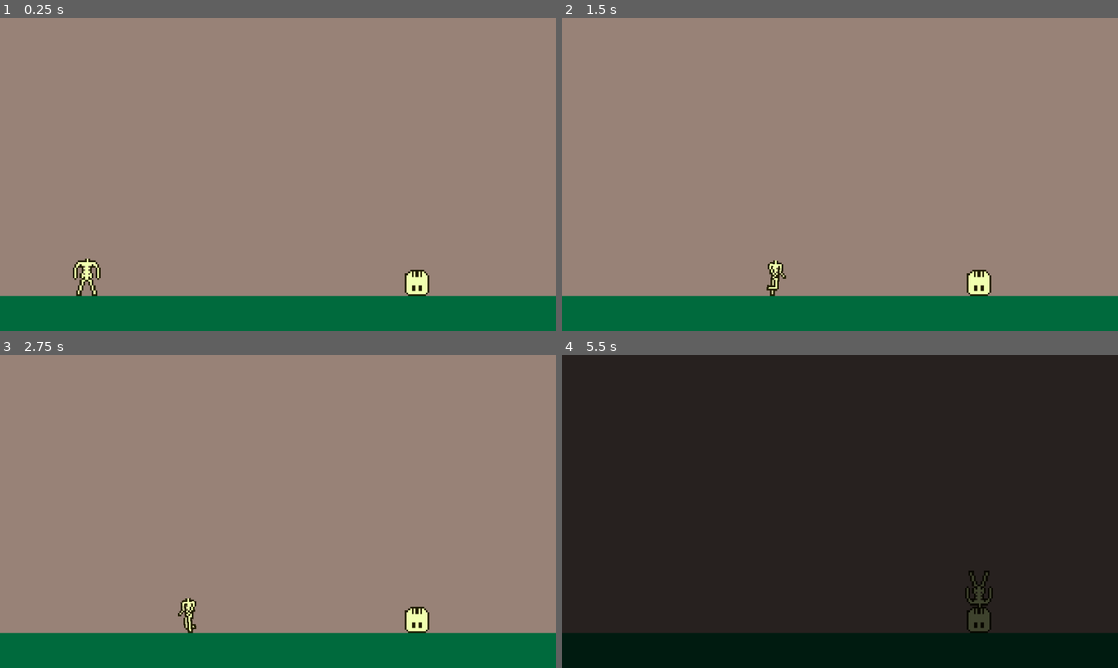
Above: before the commit, frames 1-4 (two rows, left to right).
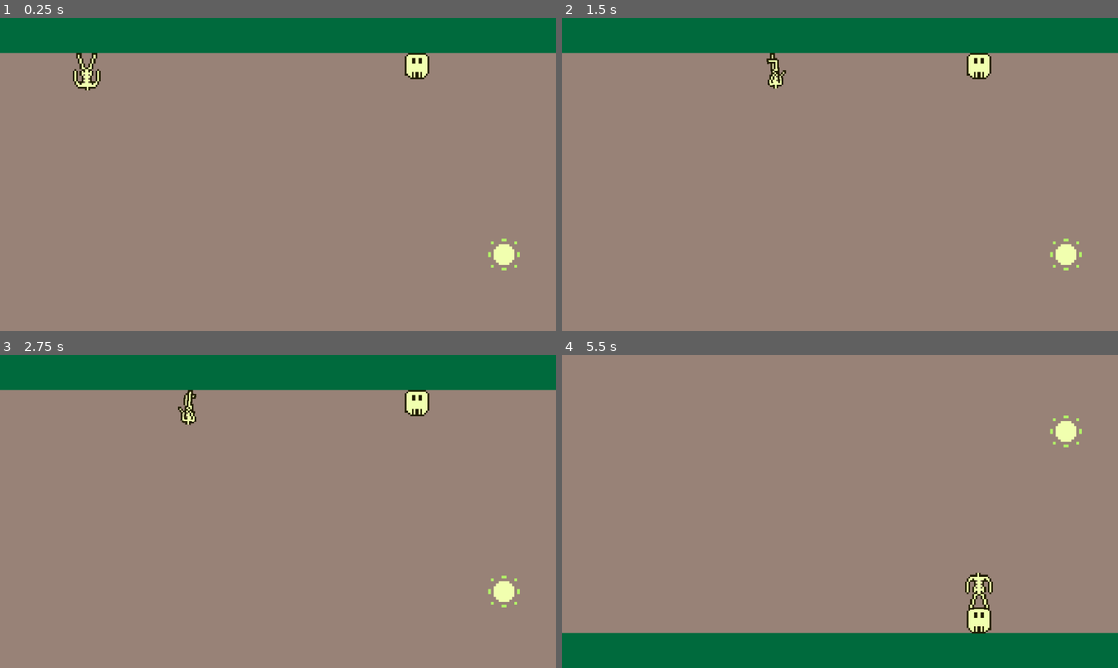
Above: after the commit, the same moments.

Repository: tucksravin/dont-lose-your-head
Game: Godot game, scene res://scenes/reunion/reunion.tscn
Two runs of this game, one before a commit and one after it. Both use one fixed random seed, a clock stepped at 60 frames per second and the inputs below. This scene is started directly instead of the project's main scene.
Inputs:
- Up to frame 1 (0.25 s): no input
- Up to frame 2 (1.5 s): hold D (move_right) from 0.53 s (still down); tap E (interact) at 0.6, 1.35 s; tap Space (jump) at 0.77 s
- Up to frame 3 (2.75 s): tap Space (jump) at 1.52 s; release D (move_right) at 2.03 s; hold A (move_left) from 2.03 s (still down); tap E (interact) at 2.1 s
- Up to frame 4 (5.5 s): release A (move_left) at 2.78 s; hold D (move_right) 2.78-4.28 s; tap E (interact) every 0.75 s from 2.85 to 5.1 s; tap Space (jump) at 3.02, 3.77, 4.52 s; hold A (move_left) 4.28-5.03 s; hold D (move_right) from 5.03 s (still down)

The runs differ from the first frame. In frame 1, 24% of the frame differs, in the area x 0-100%, y 0-100%; in frame 2, 24%; in frame 3, 24%; in frame 4, 100%.

Commit message:
reunin flipped

Diff:
--- a/scenes/reunion/reunion.gd
+++ b/scenes/reunion/reunion.gd
@@ -1,61 +1,58 @@
 extends Node2D
-## Reunion scene.
+## Reunion — the upside-down ending (brainstorm: walk in flipped, dive,
+## bounce to standing, screen rights, walk off into the sunset).
 ##
-## Player walks the body (body.tscn, CharacterBody2D) toward the stationary
-## head (head.tscn, RigidBody2D). body.gd drives player input automatically.
-## head.tscn ships with freeze = true, so it is placed directly on the floor in
-## the scene rather than dropped onto it — no gravity, no settling. head.gd's
-## release() is never called here, so the head stays put for good.
+## Camera2D.zoom.y = -1 flips the view vertically (the floor reads as the
+## ceiling) without mirroring left/right, so A/D still walk toward the head.
+## The dive is the existing Tween. Then we un-flip the camera and un-rotate
+## the actors together (bounce onto their feet), `Head.attach` the skull, and
+## script-walk them off the right toward a parked sun sprite — not `sun.tscn`,
+## which is the day timer.
 ##
-## When within interact_distance and the player presses "interact", a chained
-## Tween dives the body onto the upside-down head, fades to black, then loads
-## next_scene.
-##
-## Tween — Godot's built-in interpolator; create_tween() ties its lifetime to
-## the scene tree so it cleans itself up automatically.
-## Docs: https://docs.godotengine.org/en/stable/classes/class_tween.html
-##
-## TODO(cutscene): Later iteration — after the snap, play a short sequence where
-## the head turns to face the camera and the body walks into the screen before
-## the fade. That would live here as additional tween steps after Phase.MERGING.
+## Docs: https://docs.godotengine.org/en/stable/classes/class_camera2d.html
+## Tween: https://docs.godotengine.org/en/stable/classes/class_tween.html
 
-enum Phase { WALKING, MERGING, DONE }
+enum Phase { WALKING, MERGING, RIGHTING, SUNSET, DONE }
 
-## Distance in pixels at which the interact prompt appears and "interact" works.
 @export var interact_distance: float = 64.0
-## The dive, in two beats: the body leaves the ground and turns over (rise),
-## then drops onto the head (fall). Seconds.
 @export var dive_rise: float = 0.32
 @export var dive_fall: float = 0.22
-## How far above the landing point the body arcs on the way over (pixels).
 @export var dive_apex: float = 56.0
-## Where the body's origin finishes, relative to the head's origin. By then the
-## body is upside down, so the neck — the sprite's bottom edge once flipped —
-## is what rests on the top of the skull. -56 seats them with no gap and no
-## overlap; re-measure if either sprite's height changes.
 @export var landing_offset: Vector2 = Vector2(0, -56)
-## Duration of the fade-to-black (seconds).
+@export var right_time: float = 0.55
+@export var bounce_apex: float = 28.0
+@export var land_time: float = 0.18
+@export var attach_offset: Vector2 = Vector2(0.0, -40.0)
+@export var walk_off_speed: float = 150.0
+@export var exit_x: float = 700.0
 @export var fade_duration: float = 0.8
-## Scene to load after the reunion. Swap for credits / ending when ready.
 @export var next_scene: String = "res://scenes/main.tscn"
 
-## head.tscn root is a frozen RigidBody2D — a prop, it never moves here.
-@onready var head_blob: RigidBody2D = $Head
-## body.tscn root is a CharacterBody2D — body.gd drives player input.
+@onready var head_blob: Head = $Head
 @onready var body_blob: CharacterBody2D = $Body
+@onready var camera: Camera2D = $Camera2D
 @onready var interact_prompt: Label = $InteractPrompt
 @onready var fade: ColorRect = $FadeOverlay/Fade
 
 var phase: Phase = Phase.WALKING
+var _fading: bool = false
+
+
+func _ready() -> void:
+	# zoom.y = -1 turns the 640×360 frame upside down without swapping
+	# left/right. CanvasLayer fade is screen-space, so it stays upright.
+	camera.zoom = Vector2(1.0, -1.0)
+	# World-space label would read upside-down; flip it so E is still E.
+	interact_prompt.scale = Vector2(1.0, -1.0)
 
 
 func _physics_process(_delta: float) -> void:
 	if phase == Phase.WALKING:
 		_check_interact()
+	elif phase == Phase.SUNSET:
+		_walk_off()
 
 
-## Show/hide the prompt and handle the interact press.
-## body.gd drives the body; the head is frozen and never moves in this scene.
 func _check_interact() -> void:
 	var dist: float = body_blob.global_position.distance_to(head_blob.global_position)
 	interact_prompt.visible = dist < interact_distance
@@ -63,33 +60,20 @@
 		_begin_merge()
 
 
-## Kick off the merge → fade → scene-change tween chain.
 func _begin_merge() -> void:
 	phase = Phase.MERGING
 	interact_prompt.visible = false
 
-	# Pin the sprite to a known pose FIRST. process_mode DISABLED below stops the
-	# AnimatedSprite2D too, so it freezes on whatever frame it happened to be
-	# showing — and the walk frames are a few pixels shorter than idle, which
-	# moved the landing height run to run. Pinning idle makes the ending land
-	# identically every time.
 	var body_sprite: AnimatedSprite2D = body_blob.get_node_or_null("Visual") as AnimatedSprite2D
 	if body_sprite != null:
 		body_sprite.play(&"idle")
 		body_sprite.frame = 0
-	# And the procedural juice (breathing / lean) — same reason, same moment.
 	var juice: Node = body_blob.get_node_or_null("Juice")
 	if juice != null and juice.has_method("reset"):
 		juice.call("reset")
 
-	# Disable body.gd so it stops reading input and calling move_and_slide().
-	# With process_mode DISABLED, the CharacterBody2D holds position, letting
-	# the Tween set global_position directly without fighting physics.
 	body_blob.process_mode = Node.PROCESS_MODE_DISABLED
 
-	# The head is already lying upside down (rotation is set in reunion.tscn), so
-	# the body dives head-first onto it and finishes upside down too — balanced
-	# on the skull. Both land seated on their own lowest pixel, not floating.
 	var landing: Vector2 = head_blob.global_position + landing_offset
 	var apex: Vector2 = Vector2(
 			(body_blob.global_position.x + landing.x) * 0.5,
@@ -97,20 +81,67 @@
 
 	var tw: Tween = create_tween()
 	Sfx.play(&"dive")
-	# Step 1: up and over — the turn happens on the way up, in parallel with the
-	# rise so both finish together and step 2 starts clean.
 	tw.tween_property(body_blob, "global_position", apex, dive_rise)\
 		.set_ease(Tween.EASE_OUT).set_trans(Tween.TRANS_QUAD)
 	tw.parallel().tween_property(body_blob, "rotation", PI, dive_rise)\
 		.set_ease(Tween.EASE_IN_OUT).set_trans(Tween.TRANS_SINE)
-	# Step 2: the dive down onto the head — EASE_IN so it accelerates.
 	tw.tween_property(body_blob, "global_position", landing, dive_fall)\
 		.set_ease(Tween.EASE_IN).set_trans(Tween.TRANS_QUAD)
 	tw.tween_callback(Sfx.play.bind(&"reunite"))
-	# Step 3: fade screen to black.
+	tw.tween_callback(_begin_righting)
+
+
+func _begin_righting() -> void:
+	phase = Phase.RIGHTING
+	var stand_x: float = head_blob.global_position.x
+	var bounce: Vector2 = Vector2(stand_x, 320.0 - bounce_apex)
+	var stand_body: Vector2 = Vector2(stand_x, 320.0)
+	var stand_head: Vector2 = Vector2(stand_x, 306.0)
+
+	var tw: Tween = create_tween()
+	tw.set_parallel(true)
+	tw.tween_property(camera, "zoom", Vector2(1.0, 1.0), right_time)\
+		.set_ease(Tween.EASE_IN_OUT).set_trans(Tween.TRANS_SINE)
+	tw.tween_property(body_blob, "rotation", 0.0, right_time)\
+		.set_ease(Tween.EASE_IN_OUT)
+	tw.tween_property(head_blob, "rotation", 0.0, right_time)\
+		.set_ease(Tween.EASE_IN_OUT)
+	tw.tween_property(body_blob, "global_position", bounce, right_time)\
+		.set_ease(Tween.EASE_OUT).set_trans(Tween.TRANS_QUAD)
+	tw.tween_property(head_blob, "global_position", stand_head, right_time)
+	tw.set_parallel(false)
+	tw.tween_property(body_blob, "global_position", stand_body, land_time)\
+		.set_ease(Tween.EASE_IN).set_trans(Tween.TRANS_QUAD)
+	tw.tween_callback(_begin_sunset)
+
+
+func _begin_sunset() -> void:
+	phase = Phase.SUNSET
+	body_blob.rotation = 0.0
+	body_blob.process_mode = Node.PROCESS_MODE_INHERIT
+	body_blob.set("is_scripted", true)
+	body_blob.velocity = Vector2.ZERO
+	if head_blob.has_method("attach"):
+		head_blob.attach(body_blob, attach_offset)
+
+
+func _walk_off() -> void:
+	if _fading:
+		return
+	body_blob.velocity.x = walk_off_speed
+	body_blob.velocity.y = 0.0
+	body_blob.move_and_slide()
+	if body_blob.global_position.x >= exit_x:
+		_fade_out()
+
+
+func _fade_out() -> void:
+	if _fading:
+		return
+	_fading = true
+	phase = Phase.DONE
+	var tw: Tween = create_tween()
 	tw.tween_property(fade, "modulate:a", 1.0, fade_duration)
-	# Step 4: load the next scene once the fade completes.
 	tw.tween_callback(func() -> void:
-		phase = Phase.DONE
 		Game.change_scene(next_scene)
 	)
--- a/scenes/reunion/reunion.tscn
+++ b/scenes/reunion/reunion.tscn
@@ -1,8 +1,9 @@
-[gd_scene load_steps=6 format=3]
+[gd_scene load_steps=7 format=3]
 
 [ext_resource type="Script" path="res://scenes/reunion/reunion.gd" id="1_reunion"]
 [ext_resource type="PackedScene" uid="uid://ckkidbot3beas" path="res://scenes/body/body.tscn" id="2_body"]
 [ext_resource type="PackedScene" path="res://scenes/head/head.tscn" id="3_head"]
+[ext_resource type="Texture2D" uid="uid://cde00sdoc782w" path="res://assets/sprites/sun.png" id="4_sun"]
 
 [sub_resource type="RectangleShape2D" id="RectangleShape2D_floor"]
 size = Vector2(640, 40)
@@ -35,6 +36,12 @@
 mouse_filter = 2
 color = Color(0, 0.415686274509804, 0.23921568627451, 1)
 
+[node name="HorizonSun" type="Sprite2D" parent="."]
+z_index = -1
+position = Vector2(580, 88)
+scale = Vector2(3, 3)
+texture = ExtResource("4_sun")
+
 [node name="Head" parent="." instance=ExtResource("3_head")]
 position = Vector2(480, 304)
 rotation = 3.14159265358979
Not shown, changed: docs/CODEBASE.md
Not shown, changed: docs/DESIGN.md
Not shown, changed: docs/TASKS.md
Not shown, changed: docs/days/brainstorm.md
Not shown, changed: journals/smahr.md
